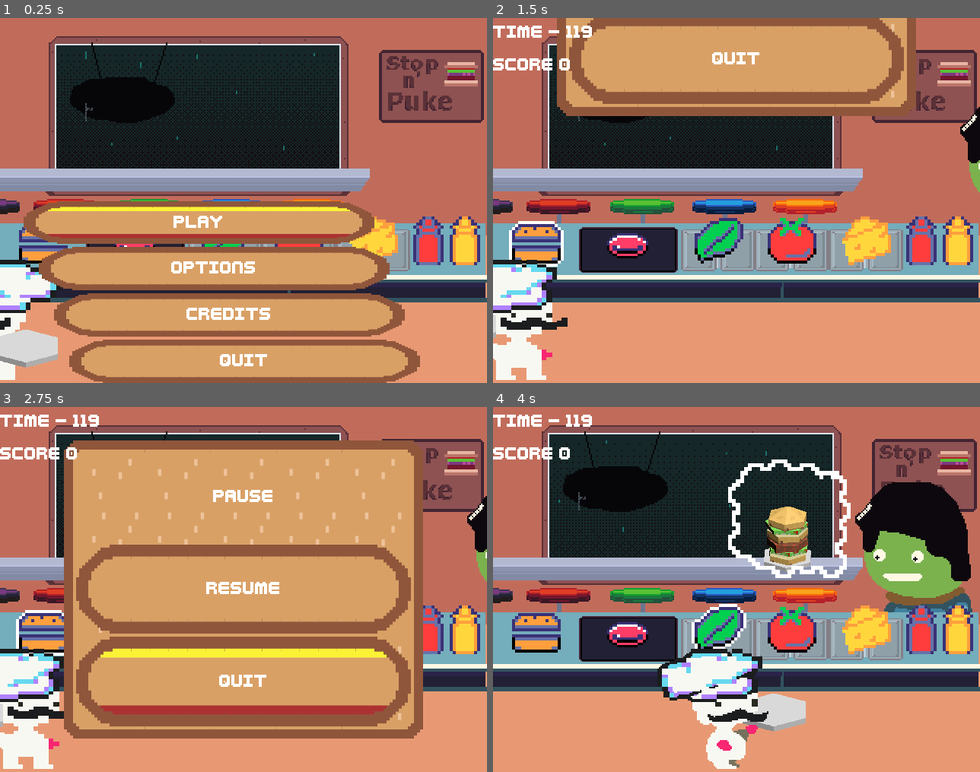
Above: before the commit, frames 1-4 (two rows, left to right).
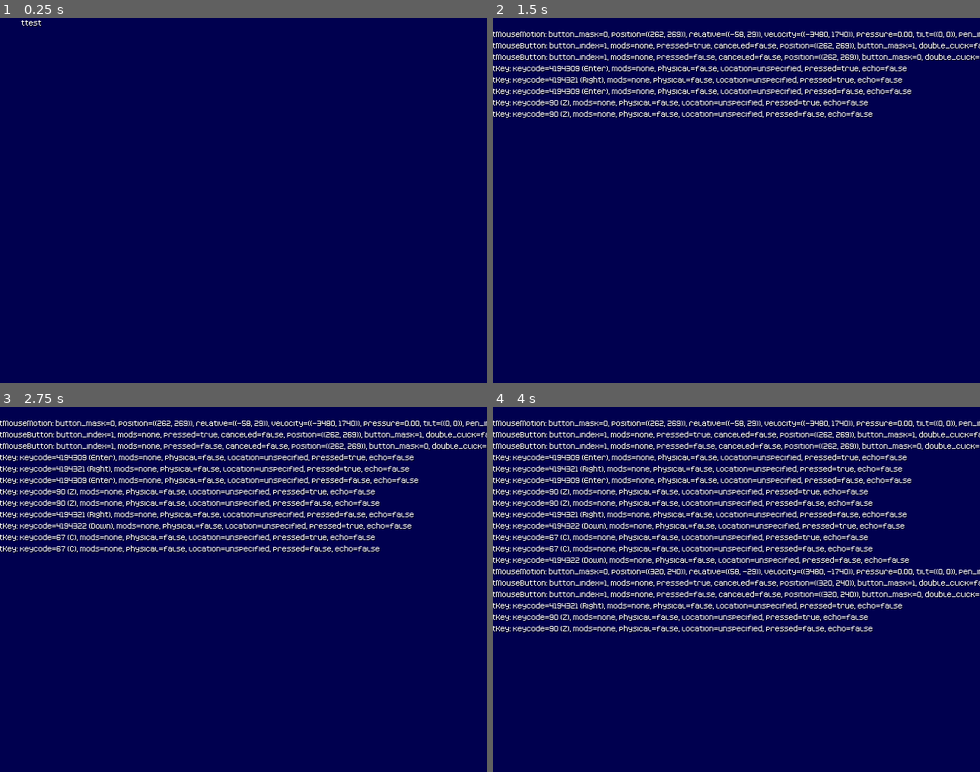
Above: after the commit, the same moments.

Repository: LettucePie/burgert
Game: Godot game, scene res://scenes/play.tscn
The game is run twice, just before and just after one commit, with the same random seed, the same clock (stepped at 60 frames per second) and the same inputs.
Inputs (mouse positions are in pixels of both pictures, inside the frame that each line leads up to):
- Up to frame 1 (0.25 s): no input
- Up to frame 2 (1.5 s): click (692, 222) at 0.5 s, where only the run before the commit has a clickable "Play"; tap Enter (menu) at 1.25 s; hold Right (right) from 1.28 s (still down); tap Z (confirm) at 1.35 s
- Up to frame 3 (2.75 s): release Right (right) at 2.03 s; hold Down (down) from 2.03 s (still down); tap C (special1) at 2.1 s
- Up to frame 4 (4 s): release Down (down) at 2.75 s; click (736, 589) at 2.75 s, where only the run before the commit has a clickable "RESUME"; hold Right (right) from 3.53 s (still down); tap Z (confirm) at 3.6 s

The runs differ from the first frame. In frame 1, 100% of the frame differs, in the area x 0-100%, y 0-100%; in frame 2, 100%; in frame 3, 100%; in frame 4, 99%.

Commit message:
testing found that it's getting joypad button and key. remove all joypad buttons and axes

Diff:
--- a/scenes/play.gd
+++ b/scenes/play.gd
@@ -103,6 +103,15 @@
 	apply_settings()
 
 
+func _clear_joystick_inputs():
+	var actions = InputMap.get_actions()
+	for a in actions:
+		var events = InputMap.action_get_events(a)
+		for e in events:
+			if e is InputEventJoypadMotion:
+				InputMap.action_erase_event(a, e)
+
+
 func _ready():
 	get_tree().paused = true
 	game_scene.stop_game()
@@ -110,6 +119,12 @@
 		_load_settings()
 	else:
 		_default_settings()
+	if OS.has_feature("portmaster"):
+		_clear_joystick_inputs()
+	if $Inputtesting.visible:
+		game_scene.queue_free()
+		main_menu.queue_free()
+		$Music.queue_free()
 
 
 func _process(delta):
--- a/scenes/play.tscn
+++ b/scenes/play.tscn
@@ -9,6 +9,7 @@
 [ext_resource type="AudioStream" uid="uid://blmlsy2dvv2qx" path="res://assets/sound/music/Burgert_1.mp3" id="5_lvl06"]
 [ext_resource type="AudioStream" uid="uid://c4tvuuio6igkn" path="res://assets/sound/music/Burgert_2.mp3" id="6_qxwcy"]
 [ext_resource type="AudioStream" uid="uid://c7i3xcx3mouph" path="res://assets/sound/music/Burgert_3.mp3" id="7_m0cnl"]
+[ext_resource type="PackedScene" uid="uid://cm4arpd1mxp8y" path="res://testing/inputtesting.tscn" id="10_u2c8s"]
 
 [node name="Play" type="Node" node_paths=PackedStringArray("game_scene", "main_menu")]
 process_mode = 3
@@ -30,6 +31,8 @@
 menu = ExtResource("4_o7inx")
 tracks = Array[AudioStreamMP3]([ExtResource("5_lvl06"), ExtResource("6_qxwcy"), ExtResource("7_m0cnl")])
 
+[node name="Inputtesting" parent="." instance=ExtResource("10_u2c8s")]
+
 [connection signal="game_finished" from="Game" to="." method="_on_game_game_finished"]
 [connection signal="game_over" from="Game" to="." method="_on_game_game_over"]
 [connection signal="game_paused" from="Game" to="." method="_on_game_game_paused"]
--- /dev/null
+++ b/testing/inputtesting.gd
@@ -0,0 +1,14 @@
+extends Control
+
+
+# Called when the node enters the scene tree for the first time.
+func _ready():
+	pass # Replace with function body.
+
+
+# Called every frame. 'delta' is the elapsed time since the previous frame.
+func _process(delta):
+	pass
+
+func _input(event):
+	$ColorRect/Label.text += "\n" + str(event)
--- /dev/null
+++ b/testing/inputtesting.tscn
@@ -0,0 +1,38 @@
+[gd_scene load_steps=4 format=3 uid="uid://cm4arpd1mxp8y"]
+
+[ext_resource type="Script" path="res://testing/inputtesting.gd" id="1_pjiix"]
+[ext_resource type="FontFile" uid="uid://cx8yc8iwhrr32" path="res://third-party/kenney-nl/fonts/Kenney Pixel.ttf" id="2_o4ckc"]
+
+[sub_resource type="LabelSettings" id="LabelSettings_0tnlc"]
+font = ExtResource("2_o4ckc")
+shadow_color = Color(0, 0, 0, 0.47451)
+
+[node name="Inputtesting" type="Control"]
+layout_mode = 3
+anchors_preset = 15
+anchor_right = 1.0
+anchor_bottom = 1.0
+grow_horizontal = 2
+grow_vertical = 2
+script = ExtResource("1_pjiix")
+
+[node name="ColorRect" type="ColorRect" parent="."]
+layout_mode = 1
+anchors_preset = 15
+anchor_right = 1.0
+anchor_bottom = 1.0
+grow_horizontal = 2
+grow_vertical = 2
+color = Color(0, 2.40654e-08, 0.311359, 1)
+
+[node name="Label" type="Label" parent="ColorRect"]
+layout_mode = 1
+anchors_preset = -1
+anchor_left = 0.044
+anchor_right = 1.0
+anchor_bottom = 1.0
+offset_left = -0.160002
+grow_horizontal = 2
+grow_vertical = 2
+text = "ttest"
+label_settings = SubResource("LabelSettings_0tnlc")
Not shown, changed: export_presets.cfg
Not shown: 1 places in scenes/play.tscn that only renumber resources
Not shown, changed: exports/portmaster/arm64/burgert.pck
Not shown, changed: exports/portmaster/burgert/burgert/burgert.gptk
Not shown, changed: exports/portmaster/burgert/burgert/burgert.pck
